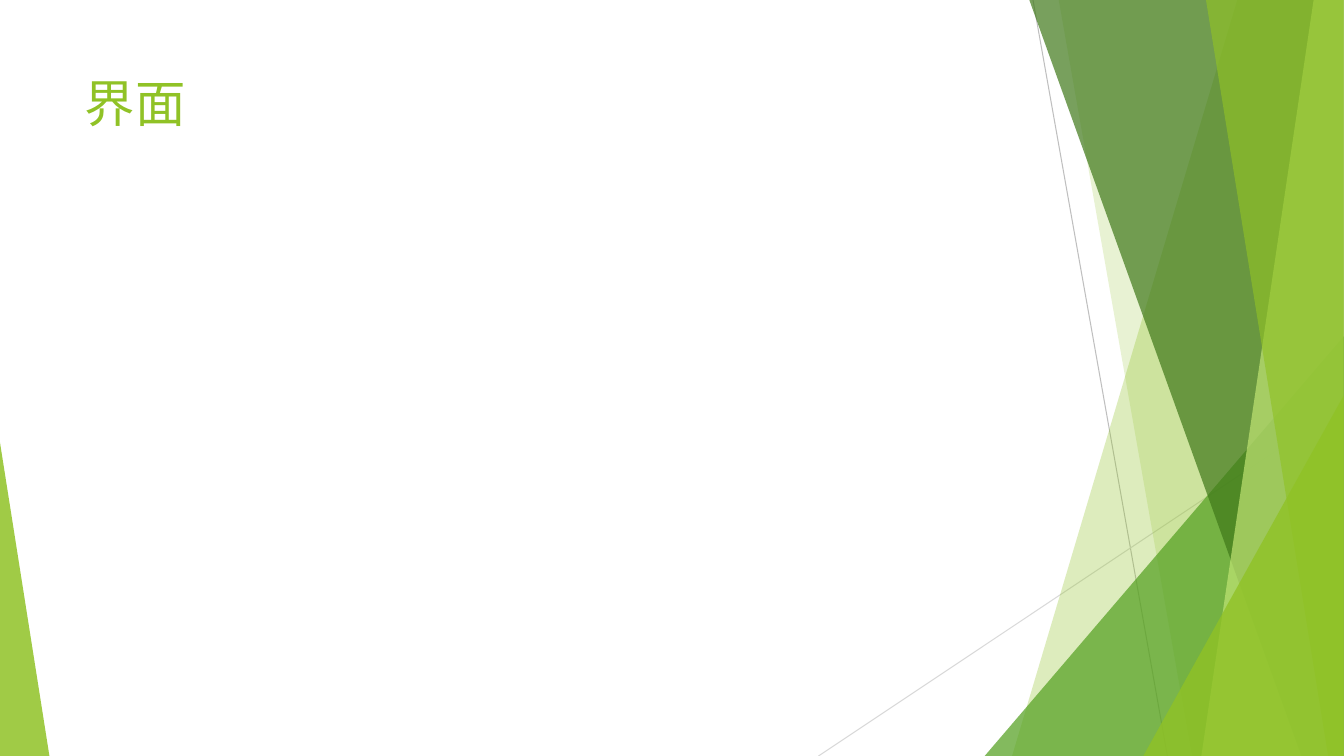
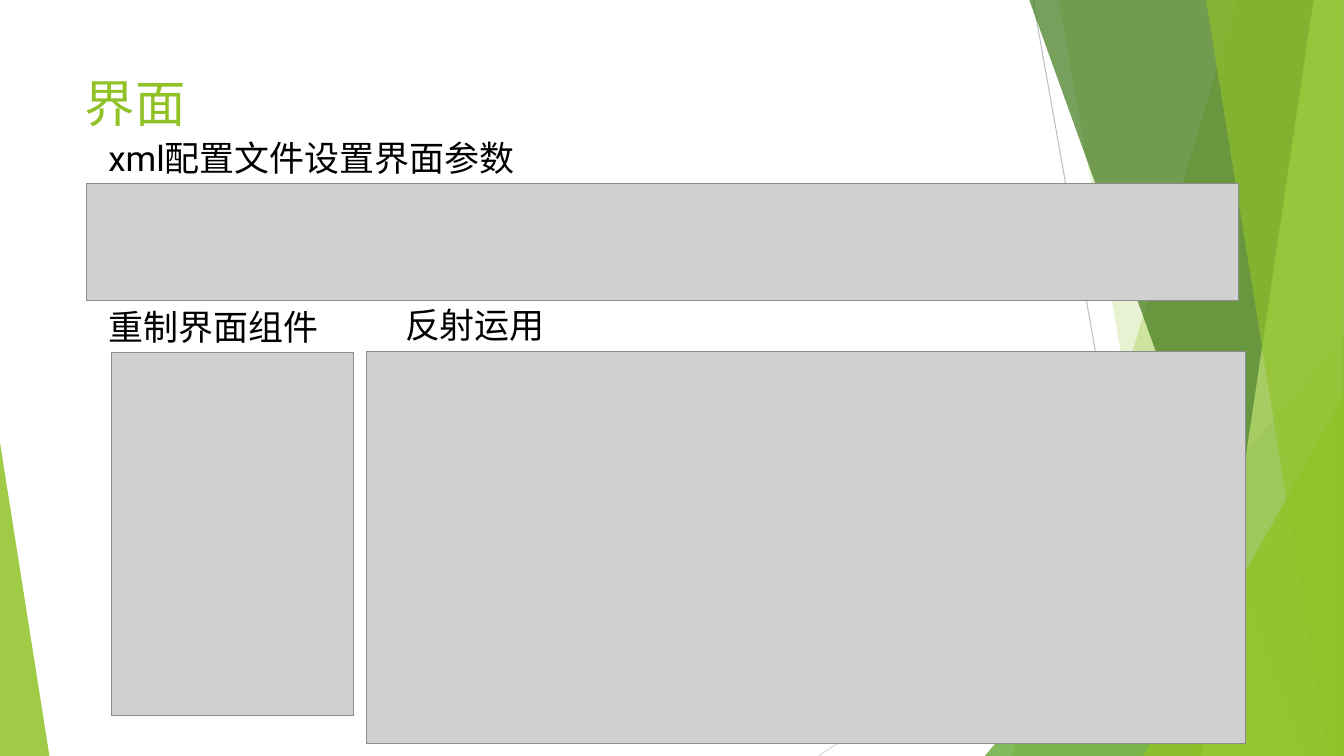
Before and after one commit to cuiods/Gitmining, a slide deck: slide 5 of Doc/迭代一/Gitmining迭代一项目演示.pptx. Drawn at 1344x756 pixels with LibreOffice and Linux fonts; fonts in the diff are those of the drawing; grey boxes stand for pictures. Boxes give left, top, right and bottom in pixels: in the first picture for what was removed or moved away, otherwise in the second. Text is boxed around its words. In the diff, an @@ line names an element or a change of style, - is before the commit and + after.

```diff
--- a/Doc/迭代一/Gitmining迭代一项目演示.pptx
+++ b/Doc/迭代一/Gitmining迭代一项目演示.pptx
@@ text added at (x1=108, y1=141, x2=514, y2=174), 25 pt, text #000000 @@
+xml配置文件设置界面参数
@@ picture added at (x1=86, y1=184, x2=1239, y2=300) @@
@@ text added at (x1=108, y1=310, x2=318, y2=343), 25 pt, text #000000 @@
+重制界面组件
@@ text added at (x1=405, y1=308, x2=545, y2=341), 25 pt, text #000000 @@
+反射运用
@@ picture added at (x1=112, y1=353, x2=355, y2=716) @@
@@ picture added at (x1=367, y1=351, x2=1246, y2=744) @@
```
Also in this commit, not shown: 6 other slides changed.
